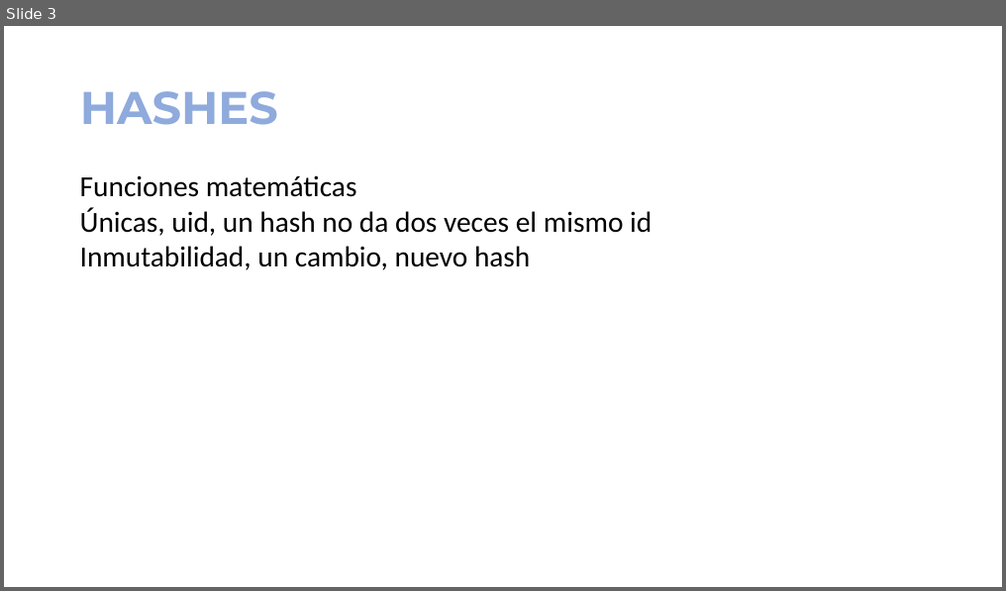
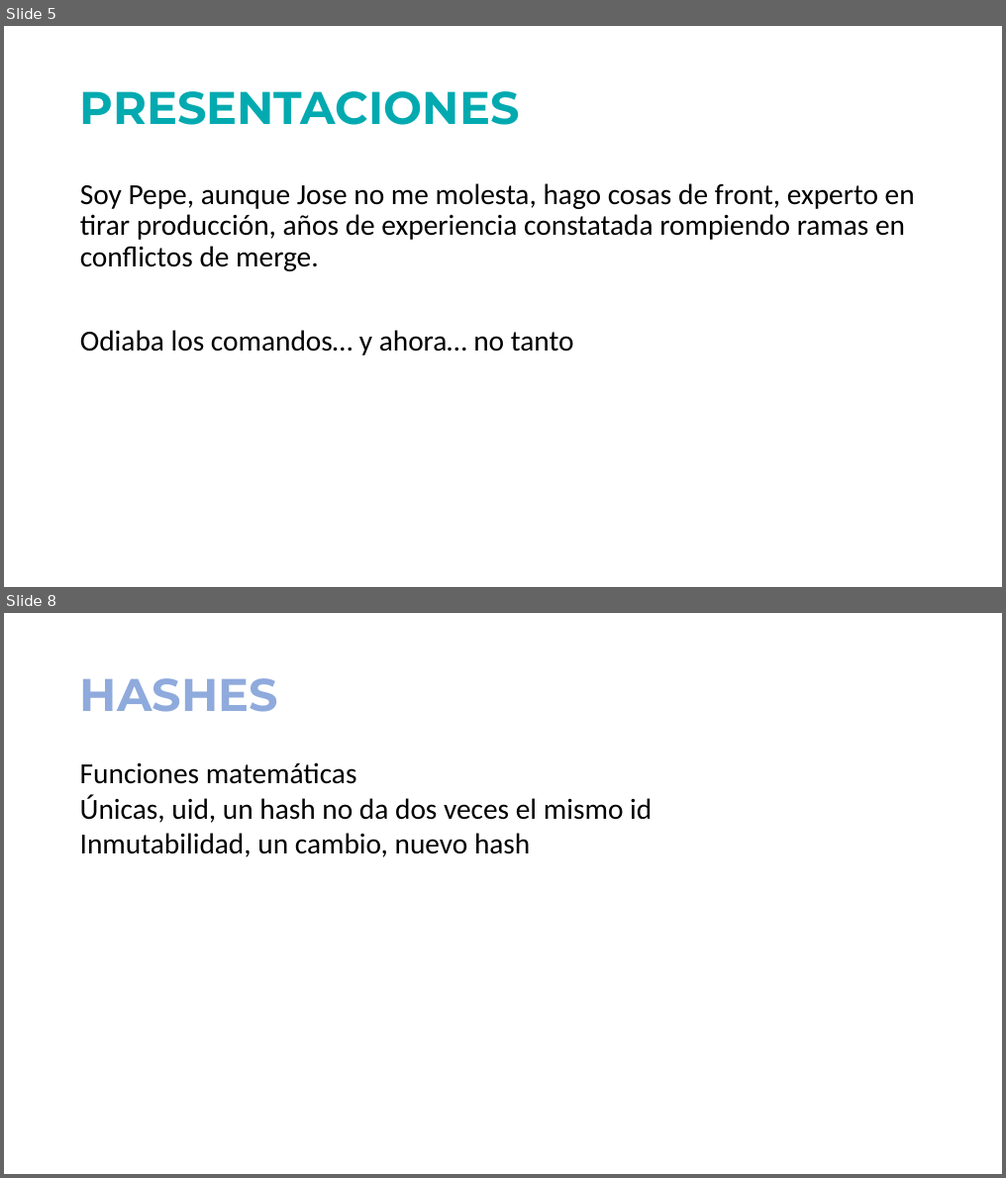
Before and after one commit to jofaval/talks-about, a slide deck: simplifying-git/fear-the-cli-no-more/simplifying-git-fear-the-cli-no-more.slides.es.pptx. Shown one above the other, each under a label of ours: slide 3 before the commit, slides 5 and 8 after it; the slides between them are not shown. The pictures are 1006x591 and 1006x1178 pixels, drawn with LibreOffice and Linux fonts; fonts in the diff are those of the drawing. Boxes give left, top, right and bottom in pixels: in the first picture for what was removed or moved away, otherwise in the second. Text is boxed around its words. In the diff, an @@ line names an element or a change of style, - is before the commit and + after.

```diff
--- a/simplifying-git/fear-the-cli-no-more/simplifying-git-fear-the-cli-no-more.slides.es.pptx
+++ b/simplifying-git/fear-the-cli-no-more/simplifying-git-fear-the-cli-no-more.slides.es.pptx
@@ slide 5 added at box(4, 26, 1002, 587), background #FFFFFF @@
@@ title added at box(80, 91, 520, 125), 44 pt, text gradient #02AAB0 to #00CDAC, bold @@
+PRESENTACIONES
@@ text added at box(80, 183, 915, 356), 28 pt, text #000000 @@
+Soy Pepe, aunque Jose no me molesta, hago cosas de front, experto en tirar producción, años de experiencia constatada rompiendo ramas en conflictos de merge.
+Odiaba los comandos… y ahora… no tanto
@@ what was slide 3 is now slide 8 @@
```
Also in this commit, not shown: 2 slides changed, 9 other slides added, 1 other file.
